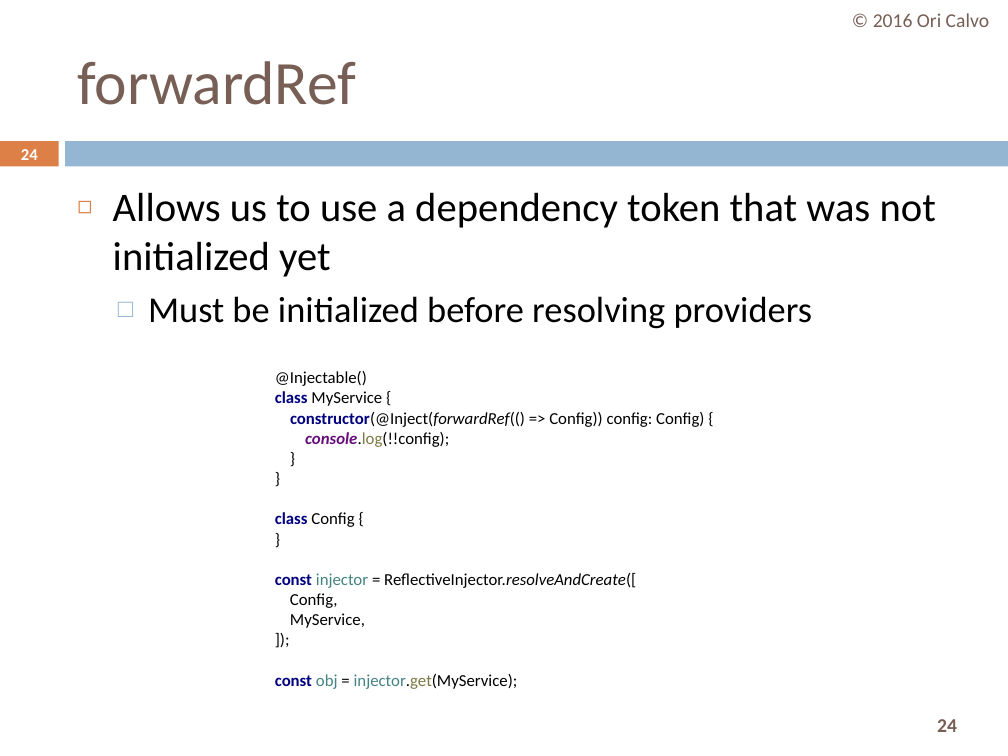
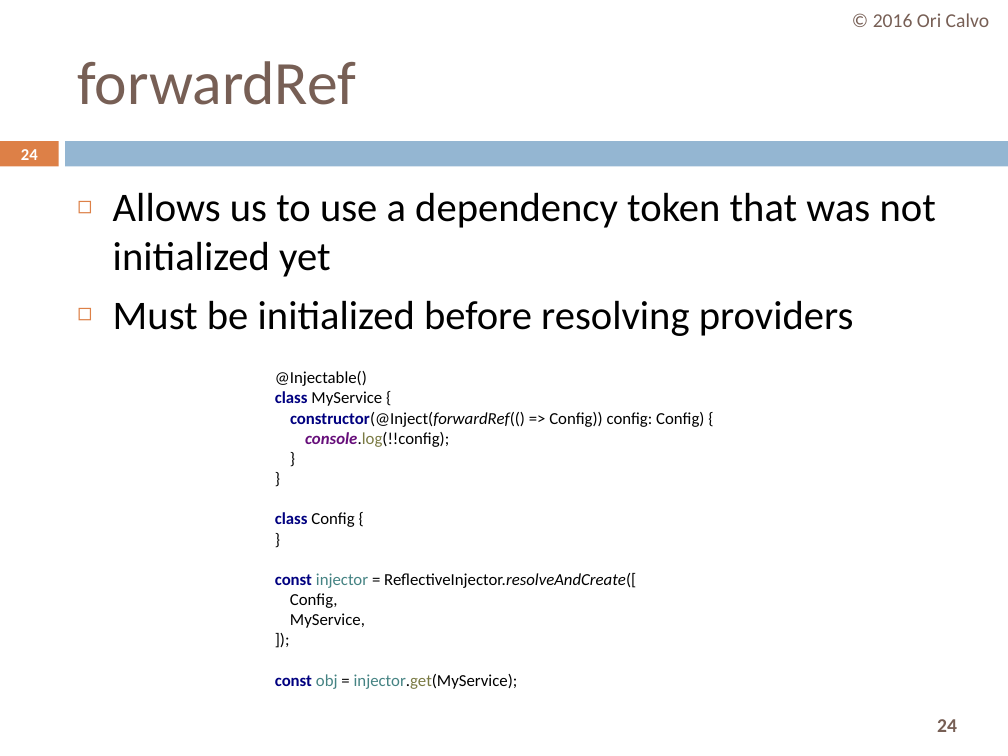
Before and after one commit to oricalvo/course-angular, a slide deck: slide 24 of PPTs/02 Dependency Injection.pptx. Drawn at 1008x756 pixels with LibreOffice and Linux fonts; fonts in the diff are those of the drawing. Boxes give left, top, right and bottom in pixels: in the first picture for what was removed or moved away, otherwise in the second. Text is boxed around its words. In the diff, an @@ line names an element or a change of style, - is before the commit and + after.

```diff
--- a/PPTs/02 Dependency Injection.pptx
+++ b/PPTs/02 Dependency Injection.pptx
@@ text at (x1=113, y1=300, x2=854, y2=336): size 26 to 29 pt in "Must be initialized before resolving providers"; bullet □ to ◻; list level 2 to 1 in "Must be initialized before resolving ..."; bullet colour #94B6D2 to #DD8047 @@
```
Also in this commit, not shown: 1 slide added, 11 other files.
